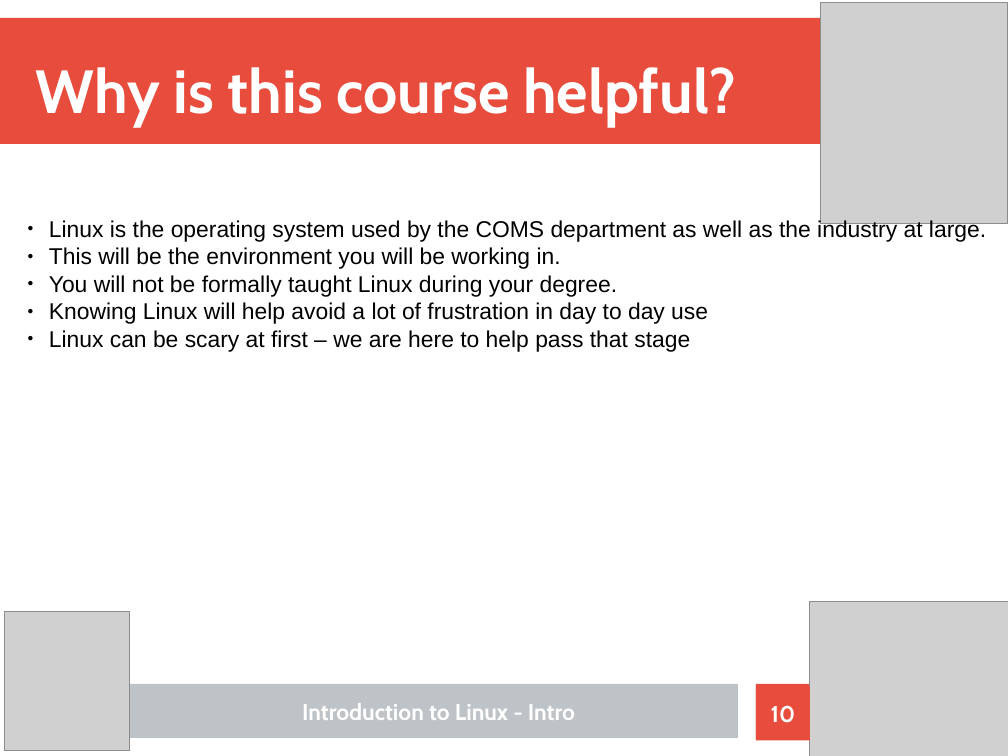
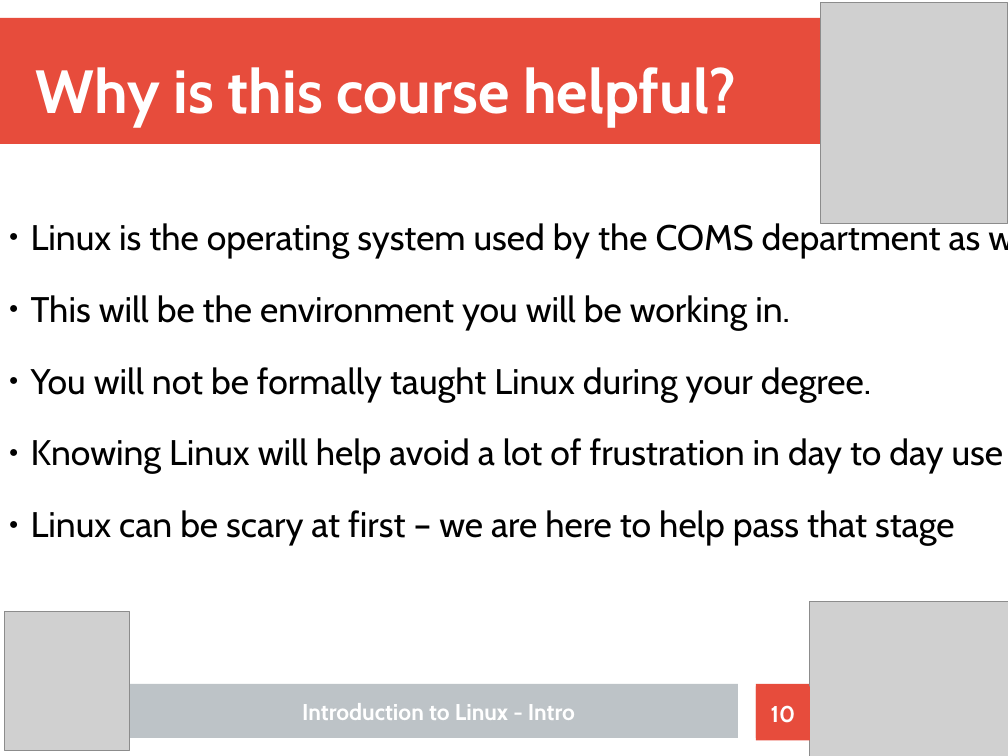
Before and after one commit to Nhlakanipho-Biyela/Intro_To_Linux_Course, a slide deck: slide 10 of Lecture_Slides/Linux_Tutorial_Format.odp. Drawn at 1008x756 pixels with LibreOffice and Linux fonts; fonts in the diff are those of the drawing; grey boxes stand for pictures. Boxes give left, top, right and bottom in pixels: in the first picture for what was removed or moved away, otherwise in the second. Text is boxed around its words. In the diff, an @@ line names an element or a change of style, - is before the commit and + after.

Commit message:
design changes to lecture 1 slides

```diff
--- a/Lecture_Slides/Linux_Tutorial_Format.odp
+++ b/Lecture_Slides/Linux_Tutorial_Format.odp
@@ text "Linux is the operating system ..." moved from (x1=49, y1=219, x2=986, y2=352) to (x1=31, y1=220, x2=1004, y2=546) @@
@@ text "Linux is the operating system ..." at (x1=31, y1=220, x2=1004, y2=546): size 18 to 28 pt, font Arial to Cabin; more space between paragraphs @@
```
Also in this commit, not shown: 10 other slides changed, 1 other file.
